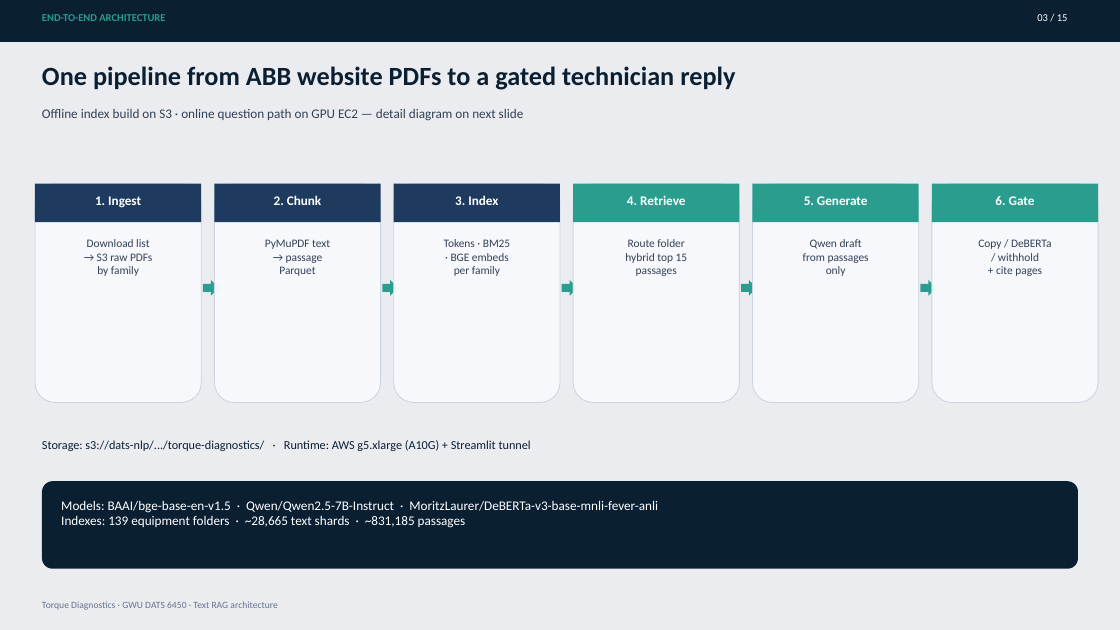
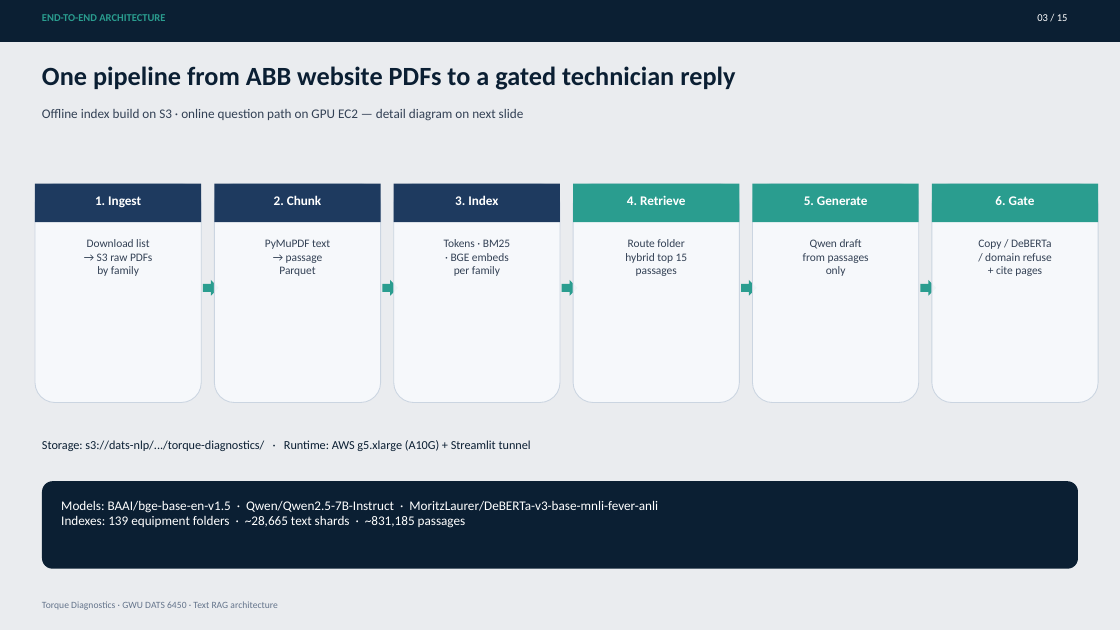
Before and after one commit to DhanushGWU1995/torque-diagnostics, a slide deck: slide 3 of docs/architecture-deck/Torque-Diagnostics-Architecture.pptx. Drawn at 1120x630 pixels with LibreOffice and Linux fonts; fonts in the diff are those of the drawing; background and template pictures are left out. Boxes give left, top, right and bottom in pixels: in the first picture for what was removed or moved away, otherwise in the second. Text is boxed around its words. In the diff, an @@ line names an element or a change of style, - is before the commit and + after.

Commit message:
Document domain-restricted withhold in README, pipeline guide, and architecture deck.
Align slides and narrative with the confidence-gate refusal for off-topic or unsupported questions.

```diff
--- a/docs/architecture-deck/Torque-Diagnostics-Architecture.pptx
+++ b/docs/architecture-deck/Torque-Diagnostics-Architecture.pptx
@@ text at (x1=985, y1=253, x2=1052, y2=261): text changed @@
-/ withhold
+/ domain refuse
```
Also in this commit, not shown: 8 other slides changed, 4 other files.
